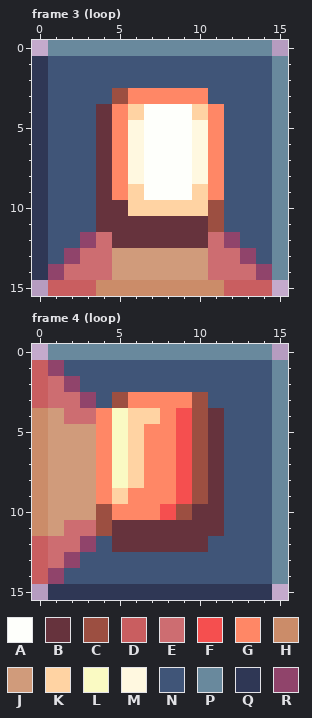
Pixel-art file -- public/assets/graphics/snek-warning-light-red.ase. Above: the version before the commit.
16x16 pixels, 5 frames. Colours within 5 levels of each other are drawn and written as one. Shown: frame 3 (loop), frame 4 (loop). The commit also changed other frames, which this record leaves out.
Visible layers, top first: "affect Copy Copy" opacity 50% addition, "affect Copy" opacity 50% colour, "affect" opacity 50% luminosity, "lampyellow Copy", "lampyellow", "lamp3", "lamp2", "lamp".
Palette (. is transparent): A #fefffb  B #66333d  C #9c4f41  D #c95e60  E #cd6d71  F #f54f4f  G #ff8766  H #cb8c69  J #d09b7b  K #ffd3a3  L #fafac3  M #fff8e0  N #405578  P #69899d  Q #2f3755  R #90446b
Pixels before, frame 3 (loop), first column x 0:
 0 .PPPPPPPPPPPPPP.
 1 QNNNNNNNNNNNNNNP
 2 QNNNNNNNNNNNNNNP
 3 QNNNNCGGGGGNNNNP
 4 QNNNBGKAAAKGNNNP
 5 QNNNBGMAAAMGNNNP
 6 QNNNBGMAAAMGNNNP
 7 QNNNBGMAAAMGNNNP
 8 QNNNBGMAAAMGNNNP
 9 QNNNBGKAAAKGNNNP
10 QNNNBBKKKKKCNNNP
11 QNNNBBBBBBBCNNNP
12 QNNREBBBBBBERNNP
13 QNREEJJJJJJEERNP
14 QREEEJJJJJJEEERP
15 .DDDHHHHHHHHDDD.
Pixels before, frame 4 (loop), first column x 0:
 0 .PPPPPPPPPPPPPP.
 1 DRNNNNNNNNNNNNNP
 2 DERNNNNNNNNNNNNP
 3 DEERNCGGGGCNNNNP
 4 HJEEGLKKGFCBNNNP
 5 HJJJGLKGGFCBNNNP
 6 HJJJGLKGGFCBNNNP
 7 HJJJGLKGGFCBNNNP
 8 HJJJGLKGGFCBNNNP
 9 HJJJGKGGGFCBNNNP
10 HJJJCGGGFCBBNNNP
11 HJEECBBBBBBBNNNP
12 DEERNBBBBBBNNNNP
13 DERNNNNNNNNNNNNP
14 DRNNNNNNNNNNNNNP
15 .QQQQQQQQQQQQQQ.
After the commit:
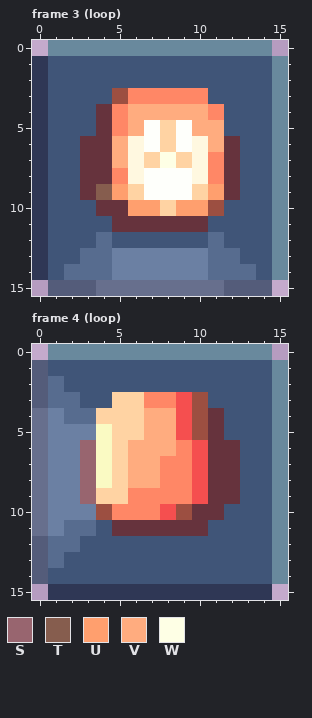
Colours new in this view: S #98656f  T #865d4e  U #ff9f6e  V #ffac7f  W #feffe5
Author's note on the commit: add directional light, more tiles
Edits made:
layer "lamp" now hidden
layer "lamp2" now hidden
layer "lamp3" now hidden
layer "lampyellow" now hidden
layer "lampyellow Copy" now hidden
layer "lampyellow Copy Copy" added
layer "twinkle" opacity 21% added
layer "affect Copy" now hidden
layer "affect Copy Copy" now hidden
Colour D changes from #c95e60 to #545c7a.
Colour E changes from #cd6d71 to #576c8f.
Colour H changes from #cb8c69 to #676f8d.
Colour J changes from #d09b7b to #6b80a3.
Frame 3 (loop):
Colour N becomes colour B in rows 6 to 9 at x 3 and 12.
Colour A becomes colour K in rows 5 to 6 at x 8; in row 7 at x 7 and 9.
Colour B becomes colour N in row 11 at x 4; in row 12 at x 5 to 10.
Colour C becomes colour N in row 11 at x 11.
Colour R becomes colour N in row 12 at x 3 and 12; in row 13 at x 2 and 13; in row 14 at x 1 and 14.
Colour B becomes colour T in row 9 at x 4.
Colour G becomes colour U in row 9 at x 5 and 11.
Colour K becomes colour U in row 10 at x 6 to 7 and 9 to 10.
Colour A becomes colour V in row 4 at x 7 to 9.
Colour G becomes colour V in row 5 at x 11; in row 6 at x 5 and 11; in row 7 at x 5.
Colour K becomes colour V in row 4 at x 6 and 10.
Colour M becomes colour V in row 5 at x 6 and 10.
Colour A becomes colour W in row 7 at x 8.
Frame 4 (loop):
Colour N becomes colour B in rows 6 to 9 at x 12.
Colour C becomes colour F in rows 6 to 9 at x 10.
Colour G becomes colour F in row 3 at x 9.
Colour F becomes colour G in rows 6 to 9 at x 9.
Colour C becomes colour K in row 3 at x 5.
Colour G becomes colour K in row 3 at x 6; in row 4 at x 4; in row 9 at x 4.
Colour L becomes colour K in rows 4 to 8 at x 5.
Colour G becomes colour L in rows 5 to 8 at x 4.
Colour B becomes colour N in row 11 at x 11; in row 12 at x 5 to 10.
Colour C becomes colour N in row 11 at x 4.
Colour R becomes colour N in row 1 at x 1; in row 2 at x 2; in row 3 at x 3; in row 12 at x 3; in row 13 at x 2; in row 14 at x 1.
Colour J becomes colour S in rows 6 to 9 at x 3.
Colour G becomes colour V in row 4 at x 8; in rows 5 to 6 at x 7 to 8; in rows 7 to 8 at x 7.
Colour K becomes colour V in row 4 at x 7; in rows 6 to 8 at x 6.
